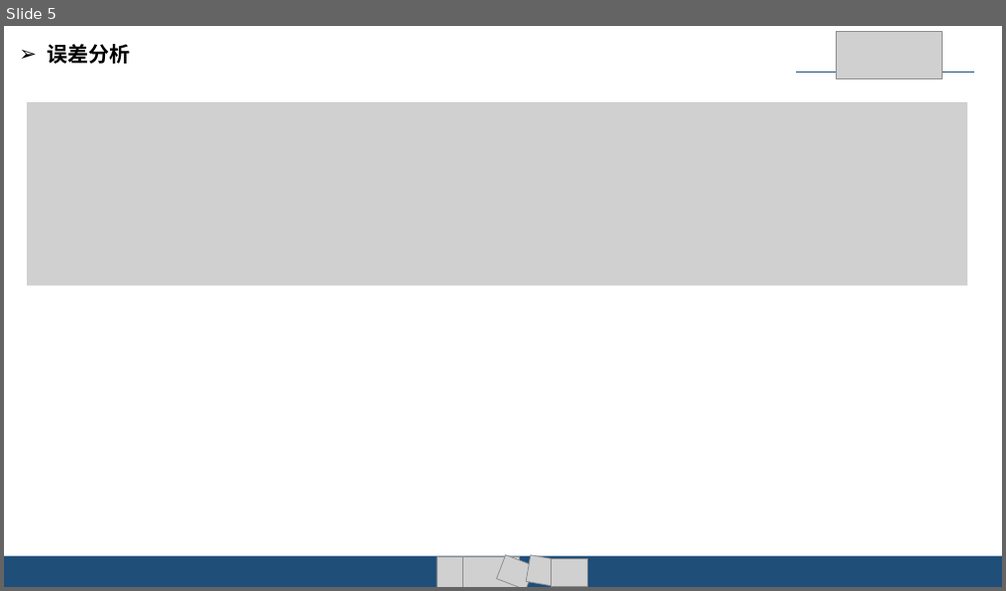
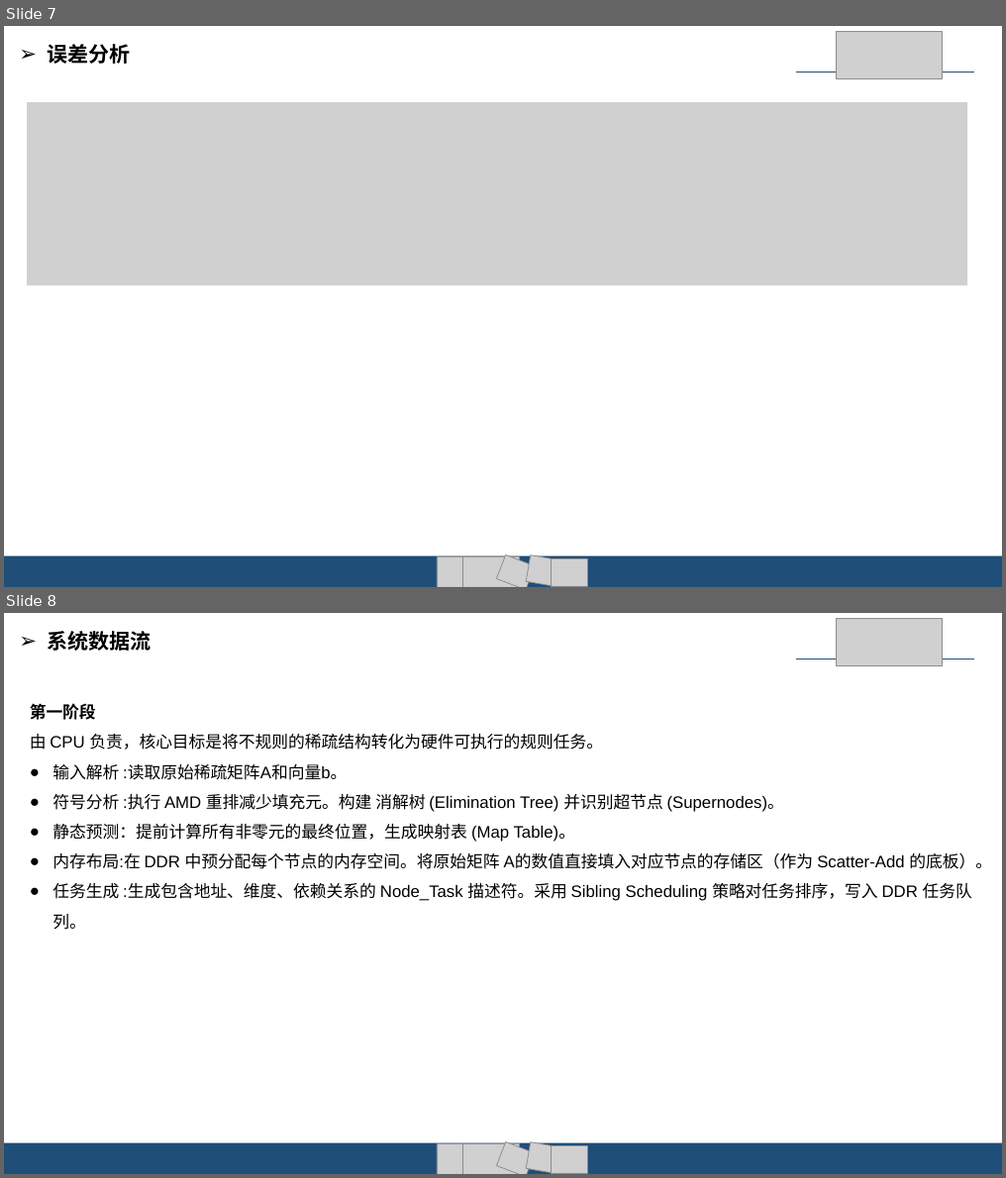
Before and after one commit to qcjjsyx/Graduation-Project, a slide deck: graduation-project/汇报/矩阵求逆汇报.pptx. Shown one above the other, each under a label of ours: slide 5 before the commit, slides 7 and 8 after it. The pictures are 1006x591 and 1006x1178 pixels, drawn with LibreOffice and Linux fonts; fonts in the diff are those of the drawing; grey boxes stand for pictures; background and template pictures are left out. Boxes give left, top, right and bottom in pixels: in the first picture for what was removed or moved away, otherwise in the second. Text is boxed around its words. In the diff, an @@ line names an element or a change of style, - is before the commit and + after.

```diff
--- a/graduation-project/汇报/矩阵求逆汇报.pptx
+++ b/graduation-project/汇报/矩阵求逆汇报.pptx
@@ slide 8 added at (4, 613, 1002, 1174), background picture (left out) @@
@@ title added at (48, 631, 152, 651), 20 pt, text #000000, bold @@
+➢ 系统数据流
@@ picture added at (837, 618, 943, 666) @@
@@ line added from (796, 659) to (975, 659), #1F4E79 1.25 pt @@
@@ text added at (30, 703, 992, 930), 16 pt, text #000000 @@
+第一阶段
+由 CPU 负责，核心目标是将不规则的稀疏结构转化为硬件可执行的规则任务。
+● 输入解析 :读取原始稀疏矩阵A和向量b。
+● 符号分析 :执行 AMD 重排减少填充元。构建 消解树 (Elimination Tree) 并识别超节点 (Supernodes)。
+● 静态预测：提前计算所有非零元的最终位置，生成映射表 (Map Table)。
+● 内存布局:在 DDR 中预分配每个节点的内存空间。将原始矩阵 A的数值直接填入对应节点的存储区（作为 Scatter-Add 的底板）。
+● 任务生成 :生成包含地址、维度、依赖关系的 Node_Task 描述符。采用 Sibling Scheduling 策略对任务排序，写入 DDR 任务队列。
@@ rectangle added at (4, 1143, 1002, 1174), fill #1F4E79 @@
@@ group added at (437, 1142, 588, 1174): 5 pictures @@
@@ what was slide 5 is now slide 7 @@
```
Also in this commit, not shown: 1 slide changed, 3 other slides added, 41 other files.
